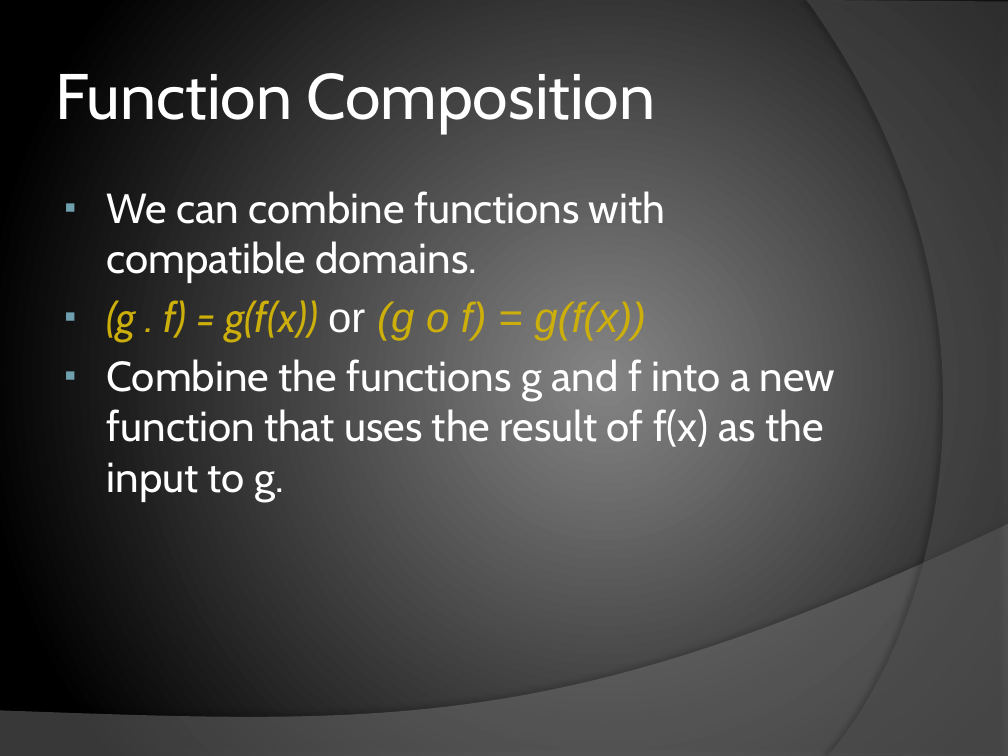
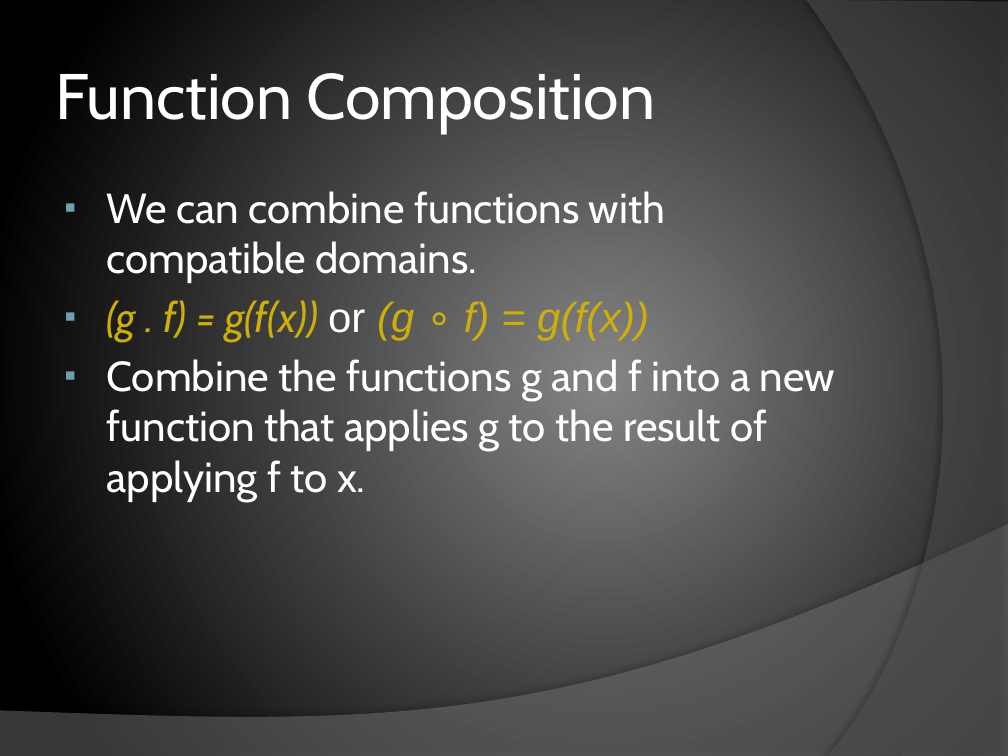
Before and after one commit to chrislewis/JaxFunc_0_ImperativelyFunctional, a slide deck: slide 21 of JaxFunc.pptx (slide 18 before the commit). Drawn at 1008x756 pixels with LibreOffice and Linux fonts; fonts in the diff are those of the drawing. Boxes give left, top, right and bottom in pixels: in the first picture for what was removed or moved away, otherwise in the second. Text is boxed around its words. In the diff, an @@ line names an element or a change of style, - is before the commit and + after.

```diff
--- a/JaxFunc.pptx
+++ b/JaxFunc.pptx
@@ text at box(107, 300, 835, 502): text changed @@
-▪ (g . f) = g(f(x)) or (g o f) = g(f(x))
-▪ Combine the functions g and f into a new function that uses the result of f(x) as the input to g.
+▪ (g . f) = g(f(x)) or (g ∘ f) = g(f(x))
+▪ Combine the functions g and f into a new function that applies g to the result of applying f to x.
```
Also in this commit, not shown: 7 other slides changed, 4 slides added.
